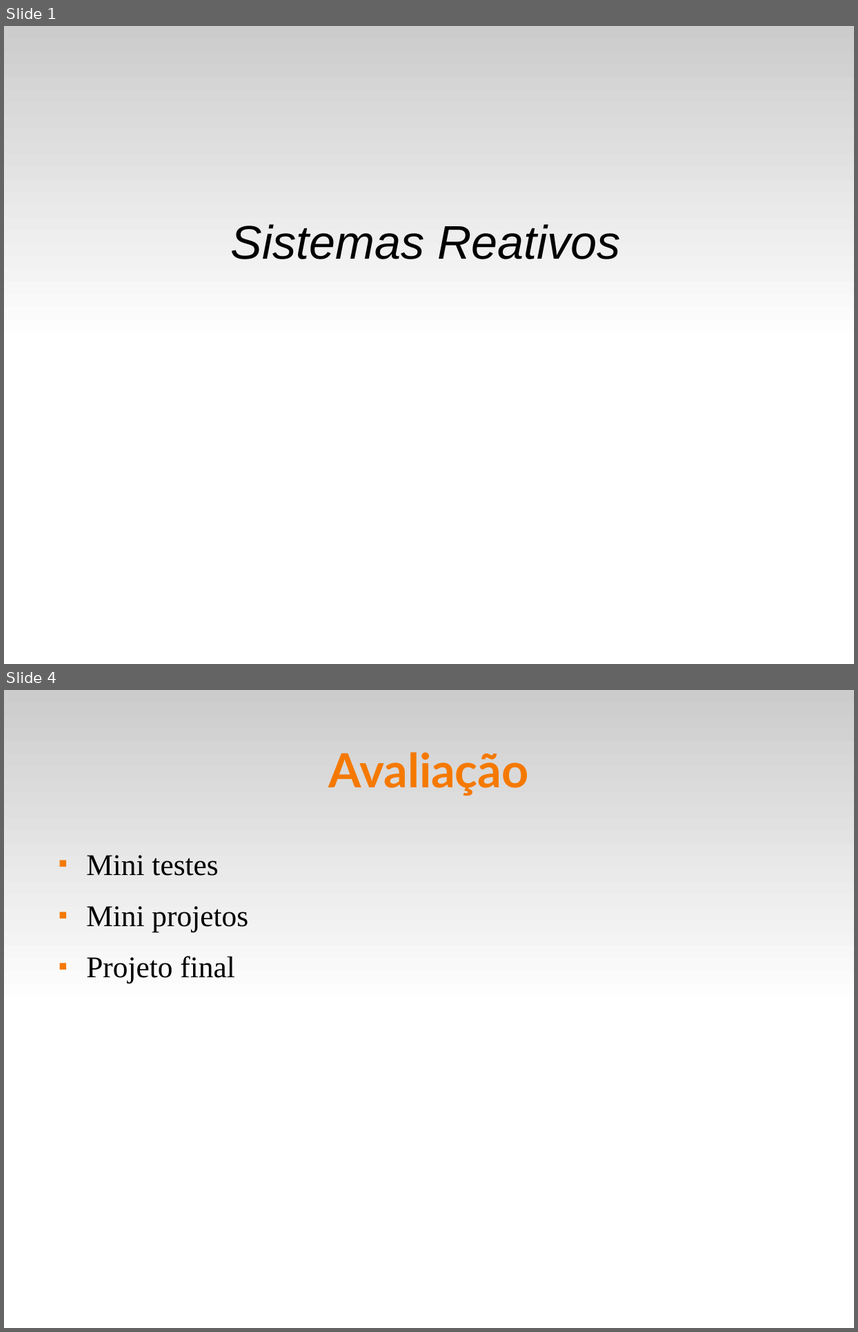
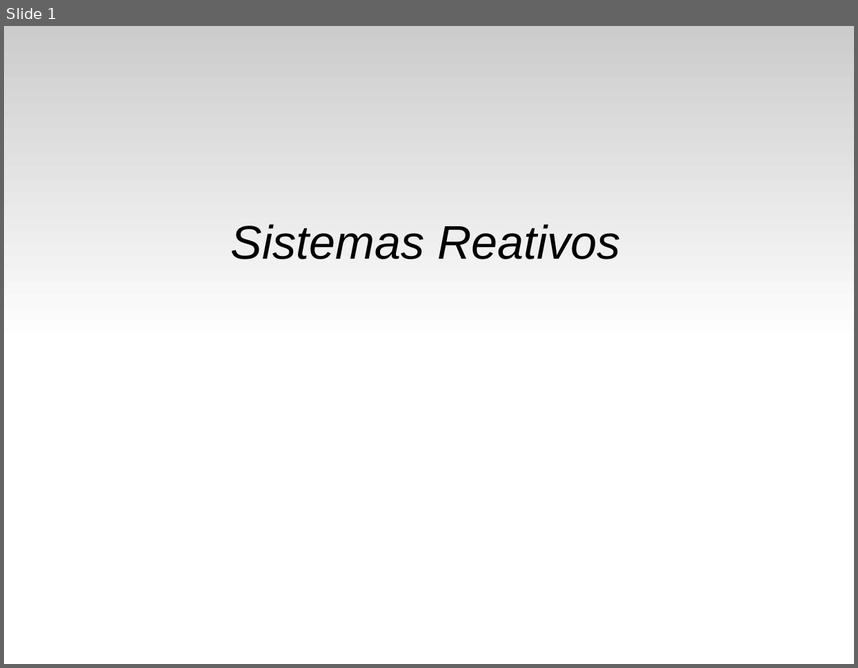
Before and after one commit to fsantanna-uerj/reativos, a slide deck: slides/01_reativos.odp. Shown one above the other, each under a label of ours: slides 1 and 4 before the commit, slide 1 after it; the slides between them are not shown. The pictures are 858x1332 and 858x668 pixels, drawn with LibreOffice and Linux fonts; fonts in the diff are those of the drawing. Boxes give left, top, right and bottom in pixels: in the first picture for what was removed or moved away, otherwise in the second. Text is boxed around its words. In the diff, an @@ line names an element or a change of style, - is before the commit and + after.

```diff
--- a/slides/01_reativos.odp
+++ b/slides/01_reativos.odp
@@ slide 4 removed at <box>4,690,854,1328</box>, background #FFFFFF; not listed: 1 template element that a slide beside it also shows @@
@@ title removed at <box>329,752,529,796</box> @@
-Avaliação
@@ text removed at <box>86,855,248,983</box> @@
-■ Mini testes
-■ Mini projetos
-■ Projeto final
```
Also in this commit, not shown: 1 slide changed, 3 slides added, 2 other slides removed, 1 other file.
